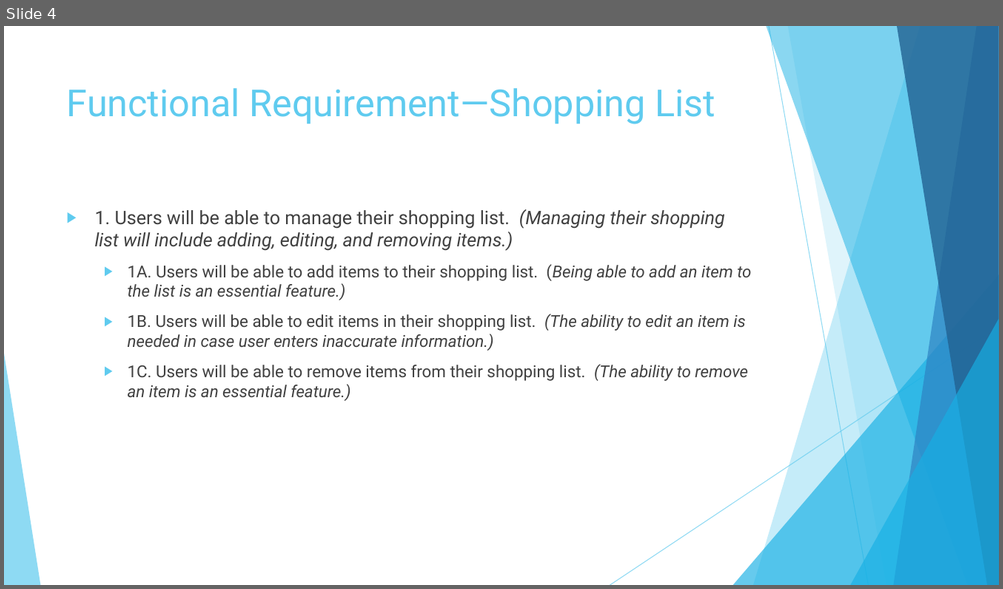
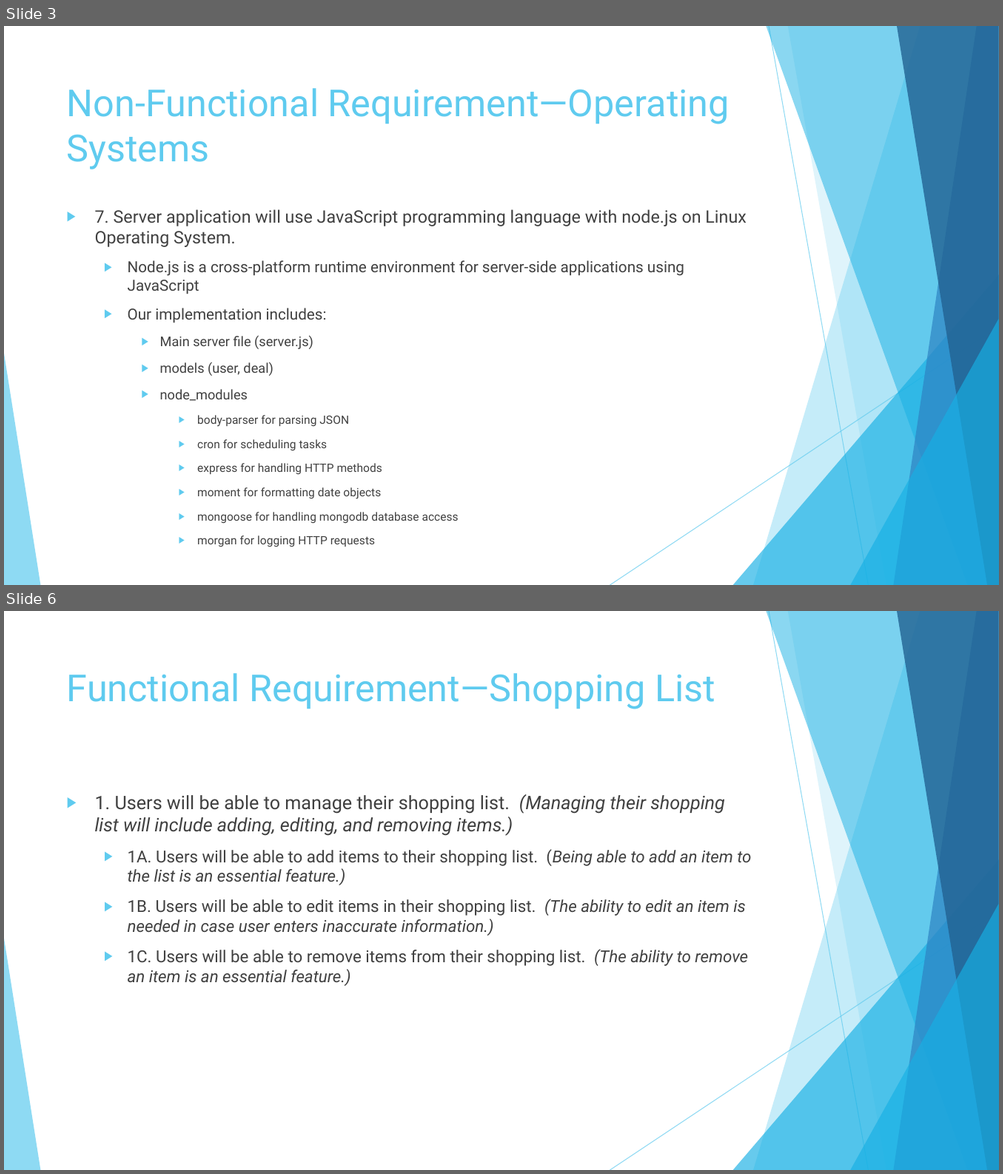
Before and after one commit to garciaac01/acs560_course_project, a slide deck: My EZ Shopper.pptx. Shown one above the other, each under a label of ours: slide 4 before the commit, slides 3 and 6 after it; the slides between them are not shown. The pictures are 1003x589 and 1003x1174 pixels, drawn with LibreOffice and Linux fonts; fonts in the diff are those of the drawing. Boxes give left, top, right and bottom in pixels: in the first picture for what was removed or moved away, otherwise in the second. Text is boxed around its words. In the diff, an @@ line names an element or a change of style, - is before the commit and + after.

```diff
--- a/My EZ Shopper.pptx
+++ b/My EZ Shopper.pptx
@@ slide 3 added at [4,26,999,585], background #FFFFFF; not listed: 10 template elements that a slide beside it also shows @@
@@ title added at [67,88,729,170], 36 pt, text #5FCBEF @@
+Non-Functional Requirement—Operating Systems
@@ text added at [95,210,745,524], 11.1 pt, text #404040 @@
+▶ 7. Server application will use JavaScript programming language with node.js on Linux Operating System.
+  ▶ Node.js is a cross-platform runtime environment for server-side applications using JavaScript
+  ▶ Our implementation includes:
+    ▶ Main server file (server.js)
+    ▶ models (user, deal)
+    ▶ node_modules
+      ▶ body-parser for parsing JSON
+      ▶ cron for scheduling tasks
+      ▶ express for handling HTTP methods
+      ▶ moment for formatting date objects
+      ▶ mongoose for handling mongodb database access
+      ▶ morgan for logging HTTP requests
@@ what was slide 4 is now slide 6 @@
```
Also in this commit, not shown: 11 slides changed, 6 other slides added, 2 slides removed.
